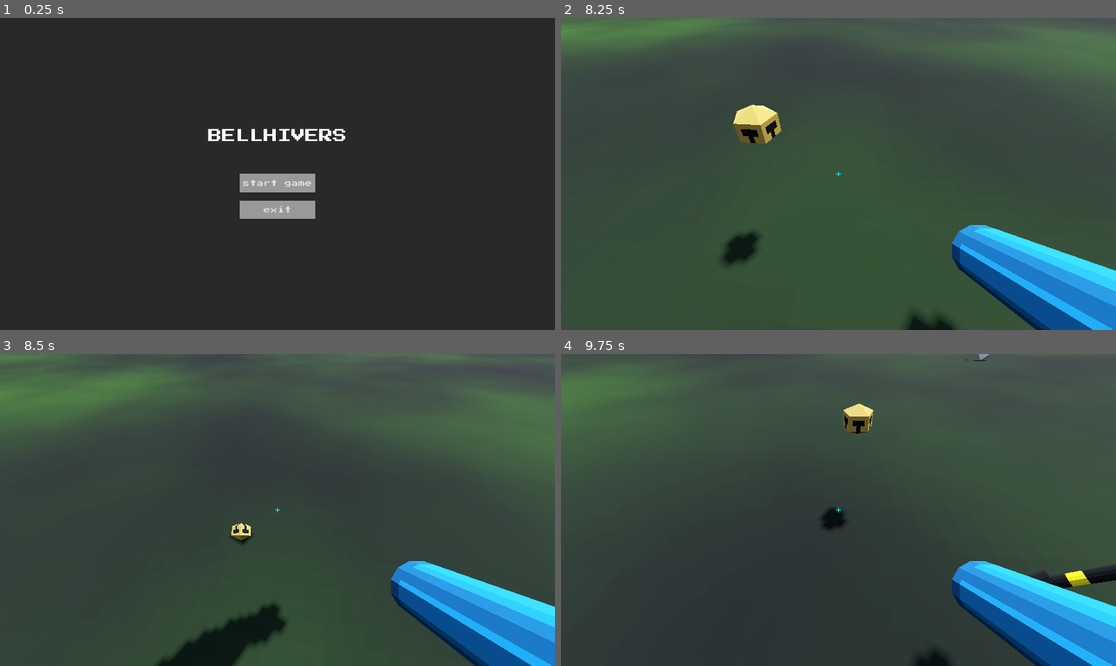
Above: before the commit, frames 1-4 (two rows, left to right).
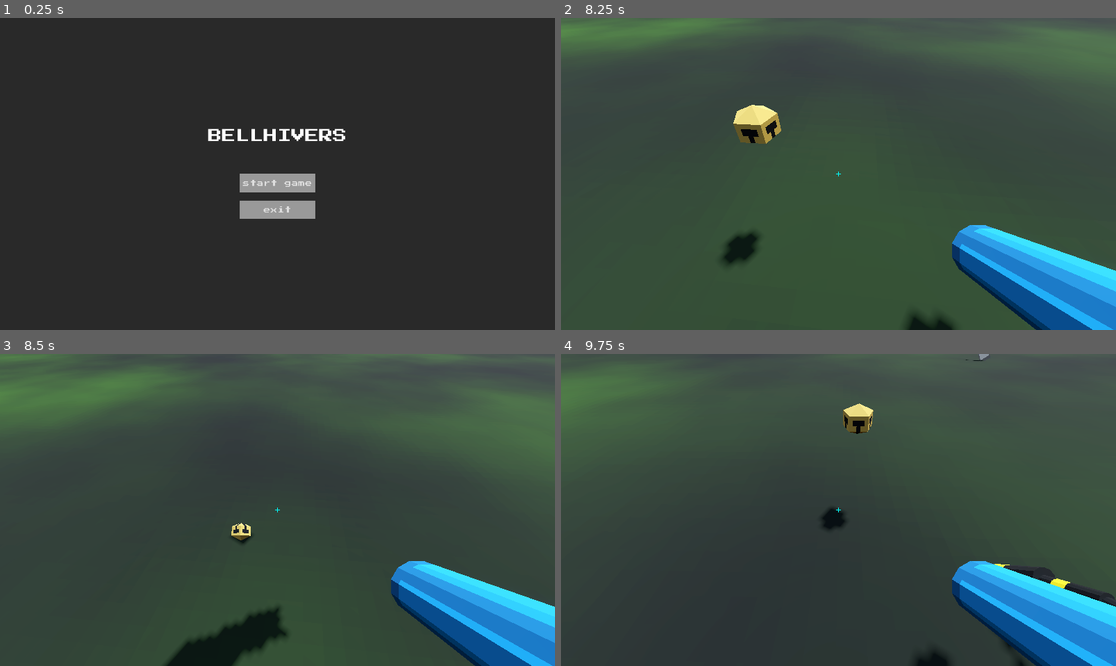
Above: after the commit, the same moments.

Repository: partkyle/bellhivers
Game: Godot game, scene res://scenes/main.tscn
Same seed, same stepped clock (60 frames per second), same inputs: the game is played once before the commit and once after it.
Inputs (mouse positions are in pixels of both pictures, inside the frame that each line leads up to):
- Up to frame 1 (0.25 s): no input
- Up to frame 2 (8.25 s): click "start game" at 0.5 s; tap Enter at 1.25 s; move the mouse to (866, 174) at 1.27 s; press the mouse at (866, 174) at 1.28 s; hold W (move_up) 1.28-6.53 s; tap Space (jump) at 1.52, 2.27, 3.77, 4.52, 5.27, 6.77, 7.52 s; move the mouse to (810, 174) at 2.02 s; release the mouse at (810, 174) at 2.03 s; tap G (grenade) every 1.5 s from 2.1 to 8.1 s; move the mouse to (849, 167) at 2.77 s; press the mouse at (849, 167) at 2.78 s; move the mouse to (832, 180) at 3.52 s; release the mouse at (832, 180) at 3.53 s; move the mouse to (877, 177) at 4.27 s; press the mouse at (877, 177) at 4.28 s; move the mouse to (794, 170) at 5.02 s; release the mouse at (794, 170) at 5.03 s; move the mouse to (844, 174) at 5.77 s; press the mouse at (844, 174) at 5.78 s; move the mouse to (816, 167) at 6.52 s; release the mouse at (816, 167) at 6.53 s; hold D (move_right) 6.53-7.28 s; move the mouse to (866, 174) at 7.27 s; press the mouse at (866, 174) at 7.28 s; hold W (move_up) from 7.28 s (still down); move the mouse to (810, 174) at 8.02 s; release the mouse at (810, 174) at 8.03 s
- Up to frame 3 (8.5 s): keep holding W (move_up); tap Space (jump) at 8.27 s
- Up to frame 4 (9.75 s): move the mouse to (849, 503) at 8.77 s; press the mouse at (849, 503) at 8.78 s; move the mouse to (832, 516) at 9.52 s; release W (move_up) at 9.53 s; release the mouse at (832, 516) at 9.53 s; hold A (move_left) from 9.53 s (still down); tap G (grenade) at 9.6 s

Frames 1-2 are identical in both runs. In frame 3, 0.3% of the frame differs, in the area x 28-52%, y 79-100%; in frame 4, 0.9%, in the area x 75-100%, y 0-100%.

Commit message:
bees can kill player

Diff:
--- a/bodies/bee.gd
+++ b/bodies/bee.gd
@@ -69,3 +69,8 @@
 
 func _on_patrol_timer_timeout():
 	set_patrol_position()
+
+
+func _on_player_damage_body_entered(body):
+	if body.has_method('hit_by_bee'):
+		body.hit_by_bee()
--- a/bodies/bee.tscn
+++ b/bodies/bee.tscn
@@ -15,6 +15,10 @@
 [sub_resource type="SphereShape3D" id="SphereShape3D_cbwkg"]
 radius = 5.0
 
+[sub_resource type="CapsuleShape3D" id="CapsuleShape3D_tmbyf"]
+radius = 0.7
+height = 2.905
+
 [node name="Bee" type="CharacterBody3D"]
 collision_layer = 2
 collision_mask = 266
@@ -22,13 +26,16 @@
 
 [node name="bee_model" parent="." instance=ExtResource("2_n8hg6")]
 transform = Transform3D(1, 0, 0, 0, 1, 0, 0, 0, 1, 0, 0.96, 0)
+metadata/_edit_lock_ = true
 
 [node name="CollisionShape3D" type="CollisionShape3D" parent="."]
 transform = Transform3D(1, 0, 0, 0, -4.37114e-08, 1, 0, -1, -4.37114e-08, 0, 1.53904, 0.140157)
 shape = SubResource("CapsuleShape3D_kqeck")
+metadata/_edit_lock_ = true
 
 [node name="player_locator" type="Area3D" parent="."]
 collision_layer = 0
+metadata/_edit_lock_ = true
 
 [node name="CollisionShape3D" type="CollisionShape3D" parent="player_locator"]
 shape = SubResource("CylinderShape3D_pfi07")
@@ -36,6 +43,7 @@
 [node name="enemy_community" type="Area3D" parent="."]
 collision_layer = 0
 collision_mask = 2
+metadata/_edit_lock_ = true
 
 [node name="CollisionShape3D" type="CollisionShape3D" parent="enemy_community"]
 shape = SubResource("SphereShape3D_cbwkg")
@@ -47,6 +55,15 @@
 [node name="AggroAlert" type="AudioStreamPlayer3D" parent="."]
 stream = ExtResource("3_qssah")
 
+[node name="player_damage" type="Area3D" parent="."]
+collision_layer = 0
+
+[node name="CollisionShape3D" type="CollisionShape3D" parent="player_damage"]
+transform = Transform3D(1, 0, 0, 0, -4.37114e-08, 1, 0, -1, -4.37114e-08, 0, 1.53904, 0.140157)
+shape = SubResource("CapsuleShape3D_tmbyf")
+metadata/_edit_lock_ = true
+
 [connection signal="body_entered" from="player_locator" to="." method="_on_player_locator_body_entered"]
 [connection signal="body_exited" from="player_locator" to="." method="_on_player_locator_body_exited"]
 [connection signal="timeout" from="PatrolTimer" to="." method="_on_patrol_timer_timeout"]
+[connection signal="body_entered" from="player_damage" to="." method="_on_player_damage_body_entered"]
--- a/scripts/player.gd
+++ b/scripts/player.gd
@@ -77,6 +77,8 @@
 func camera_basis() -> Basis:
 	return basis * camera_wrapper.basis
 
+func hit_by_bee():
+	EventBus.game_over.emit(GameOver.Cause.BEE)
 
 func bell_smash():
 	EventBus.game_over.emit(GameOver.Cause.BELL)
Not shown: 1 places in bodies/bee.tscn that only renumber resources
